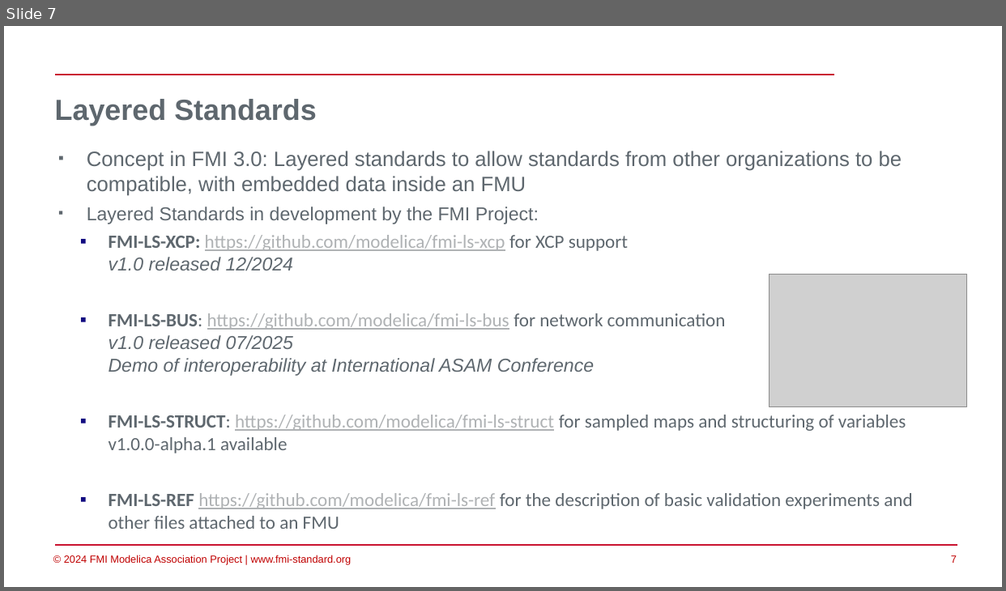
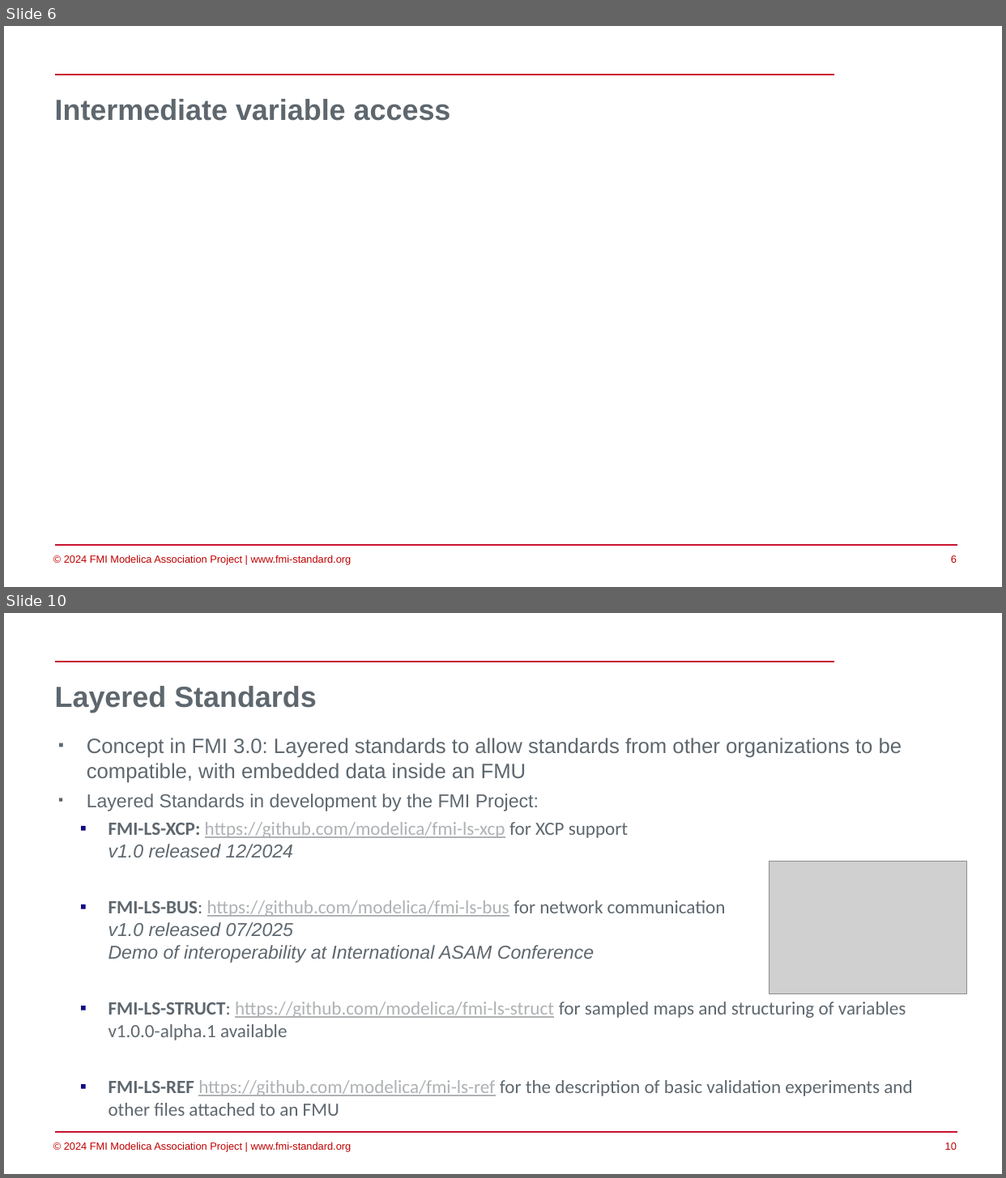
Before and after one commit to modelica/fmi-beginners-tutorial-2025, a slide deck: part4/FMI-overall.pptx. Shown one above the other, each under a label of ours: slide 7 before the commit, slides 6 and 10 after it; the slides between them are not shown. The pictures are 1006x591 and 1006x1178 pixels, drawn with LibreOffice and Linux fonts; fonts in the diff are those of the drawing; grey boxes stand for pictures; background and template pictures are left out. Boxes give left, top, right and bottom in pixels: in the first picture for what was removed or moved away, otherwise in the second. Text is boxed around its words. In the diff, an @@ line names an element or a change of style, - is before the commit and + after.

```diff
--- a/part4/FMI-overall.pptx
+++ b/part4/FMI-overall.pptx
@@ slide 6 added at (4,26,1002,587), background #FFFFFF; not listed: 4 template elements that a slide beside it also shows @@
@@ title added at (55,99,451,121), 28 pt, text #5E676E, bold @@
+Intermediate variable access
@@ what was slide 7 is now slide 10 @@
@@ page number at (945,1143,957,1150): text changed @@
-7
+10
```
Also in this commit, not shown: 3 slides changed, 4 other slides added, 2 slides removed.
